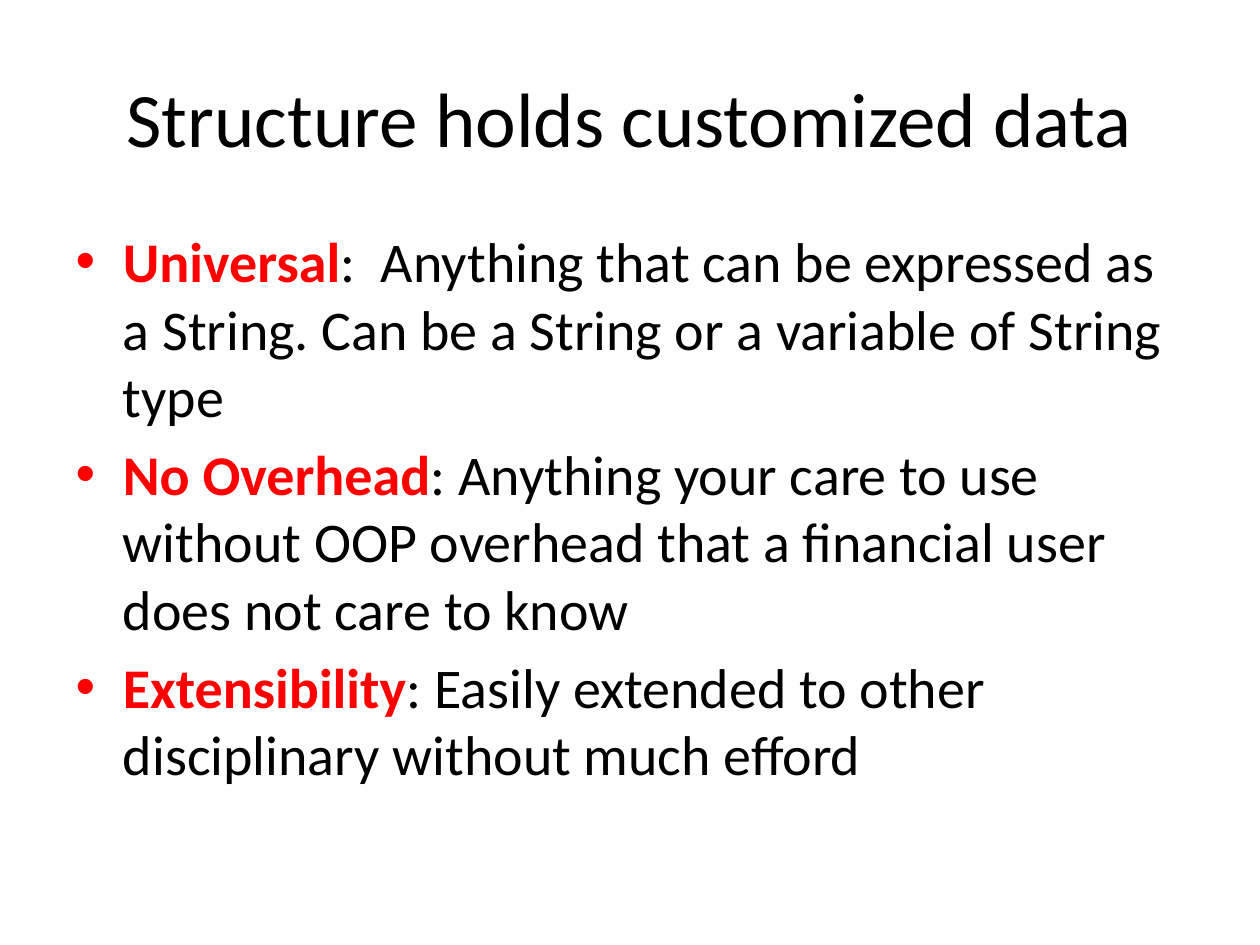
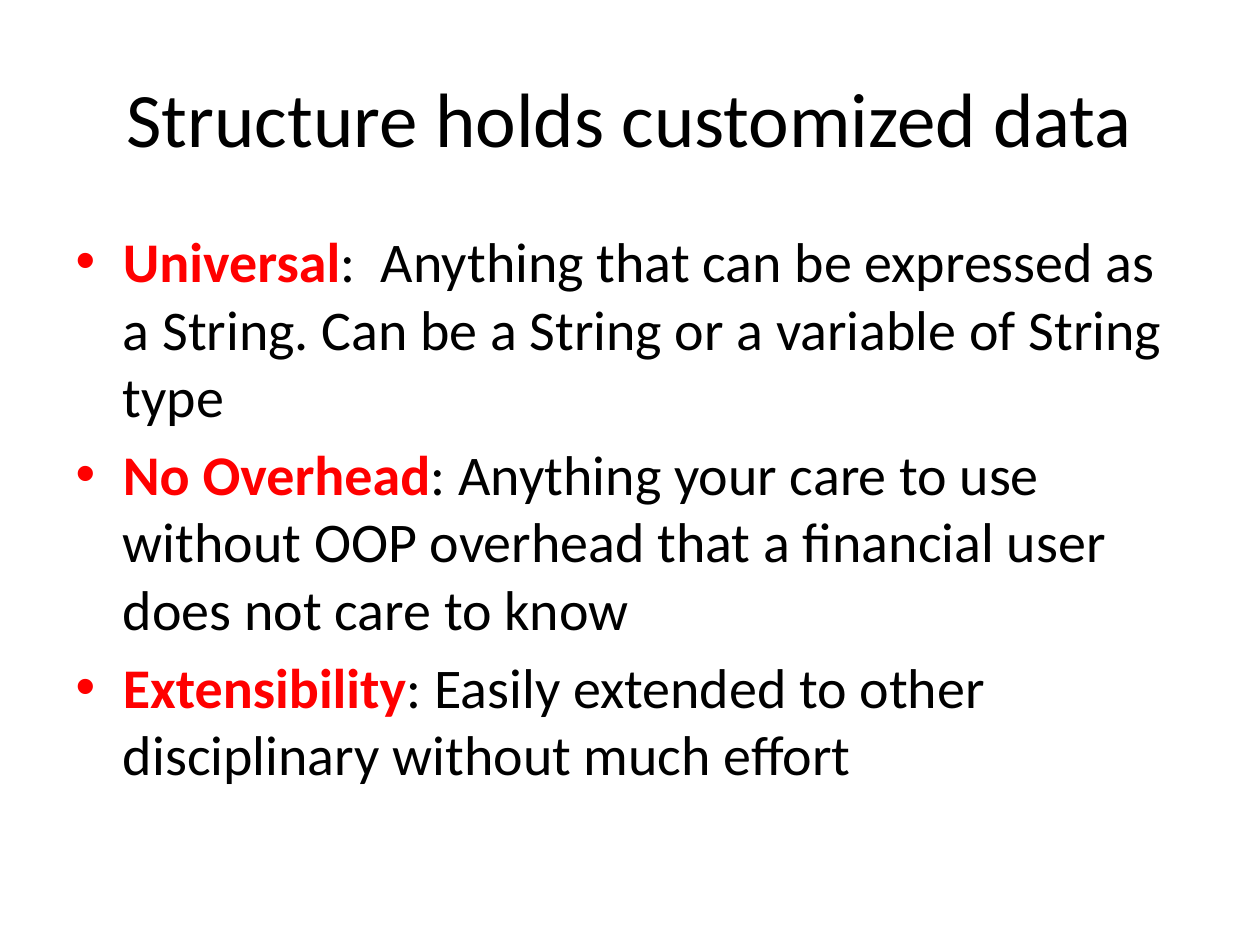
Before and after one commit to liufei11111/w4115PLT, a slide deck: slide 6 of src/project/demo/PLTFinalPresentation.pptx. Drawn at 1260x945 pixels with LibreOffice and Linux fonts; fonts in the diff are those of the drawing. Boxes give left, top, right and bottom in pixels: in the first picture for what was removed or moved away, otherwise in the second. Text is boxed around its words. In the diff, an @@ line names an element or a change of style, - is before the commit and + after.

Commit message:
update the ppt

```diff
--- a/src/project/demo/PLTFinalPresentation.pptx
+++ b/src/project/demo/PLTFinalPresentation.pptx
@@ text at bbox=[123, 668, 985, 784]: text changed @@
-• Extensibility: Easily extended to other disciplinary without much efford
+• Extensibility: Easily extended to other disciplinary without much effort
```
Also in this commit, not shown: 5 slides added, 2 slides removed.
